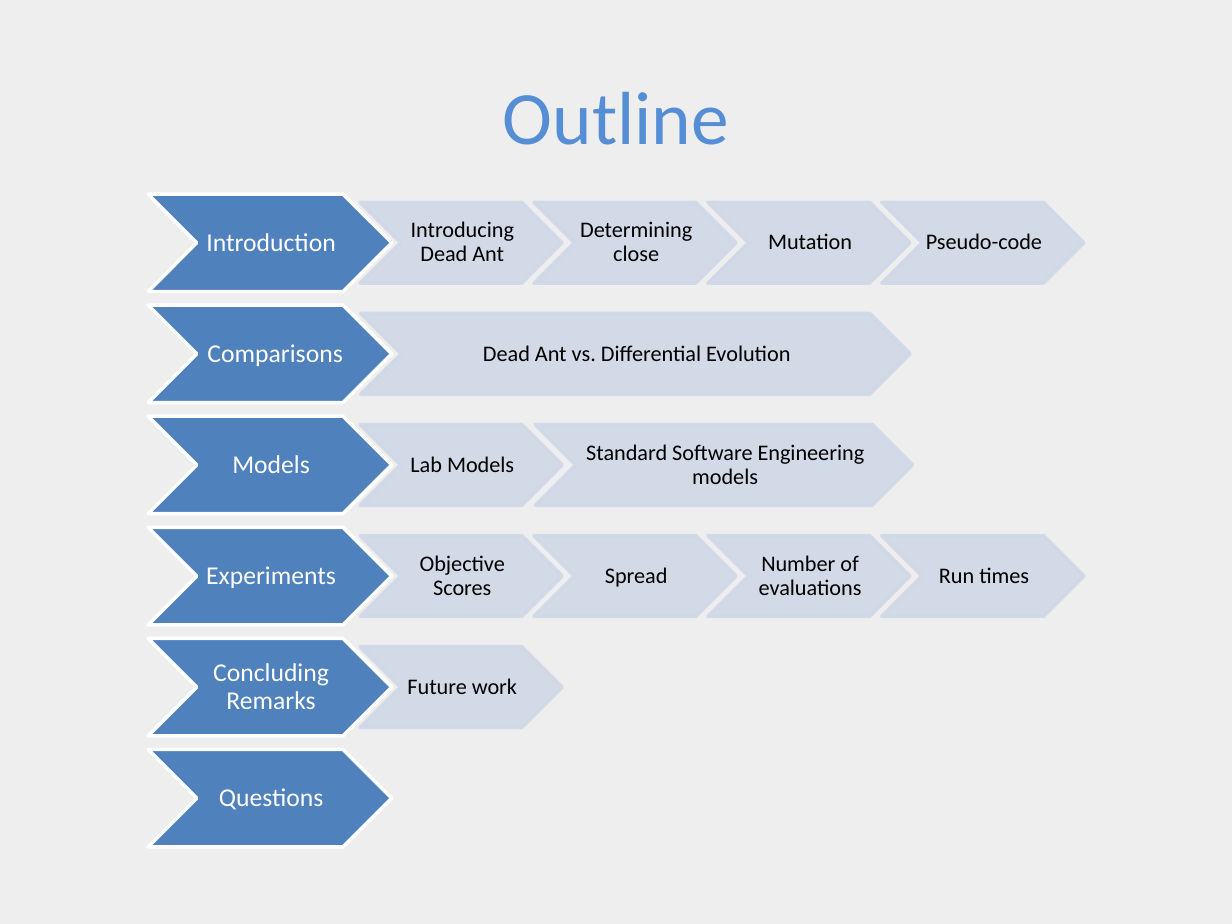
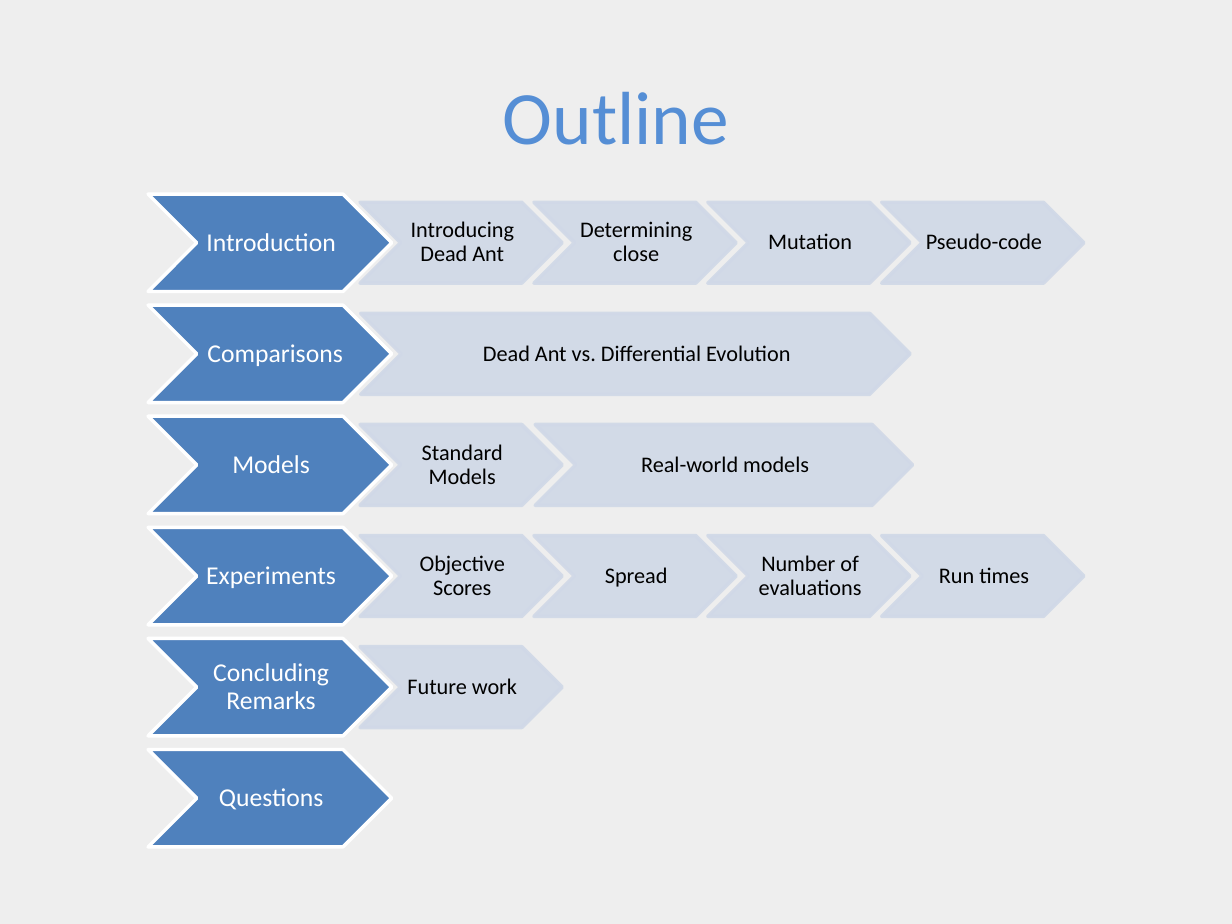
Before and after one commit to ai-se/Rahul, a slide deck: slide 2 of DEADANT/deadAnt.pptx. Drawn at 1232x924 pixels with LibreOffice and Linux fonts; fonts in the diff are those of the drawing. Boxes give left, top, right and bottom in pixels: in the first picture for what was removed or moved away, otherwise in the second. Text is boxed around its words. In the diff, an @@ line names an element or a change of style, - is before the commit and + after.

```diff
--- a/DEADANT/deadAnt.pptx
+++ b/DEADANT/deadAnt.pptx
@@ text at box(422, 444, 503, 484): text changed @@
-Lab Models
+Standard Models
@@ text at box(641, 456, 809, 472): text changed @@
-Standard Software Engineering models
+Real-world models
```
Also in this commit, not shown: 7 other slides changed, 1 slide added, 1 slide removed.
